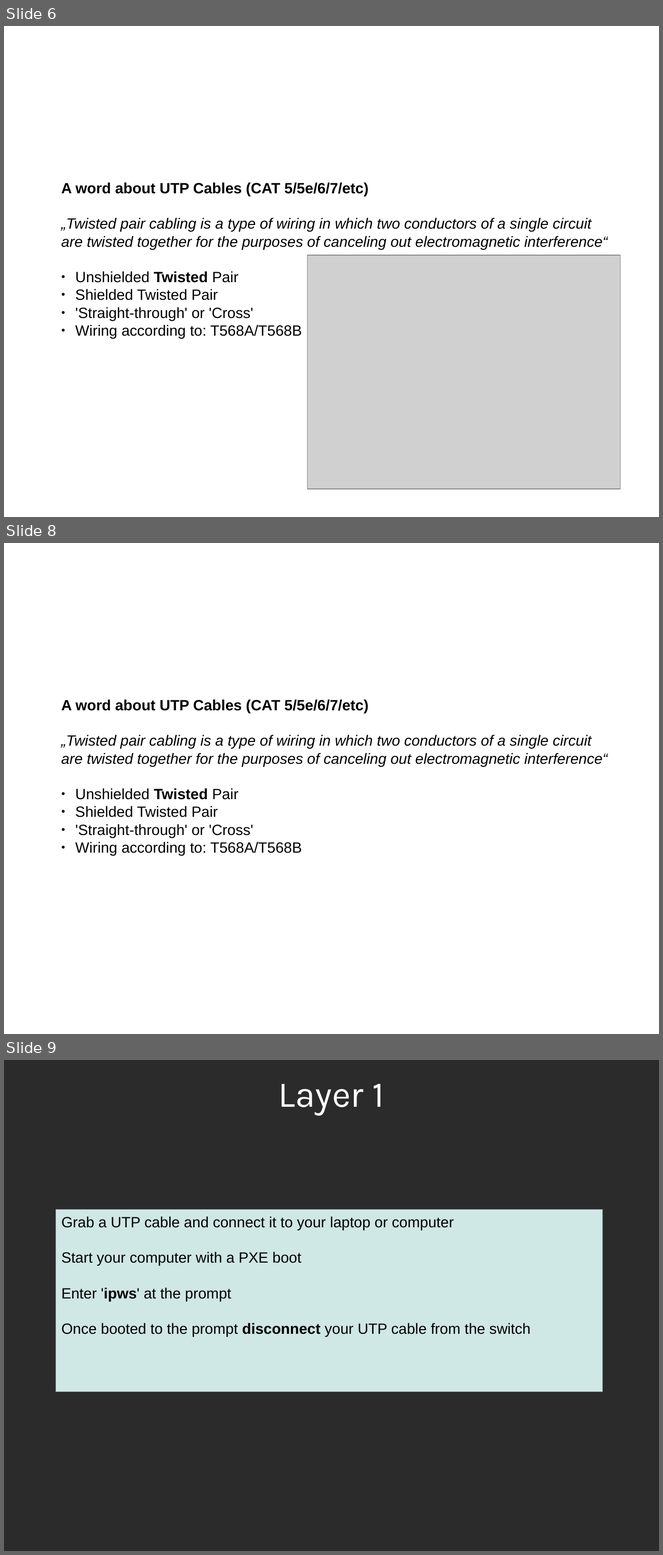
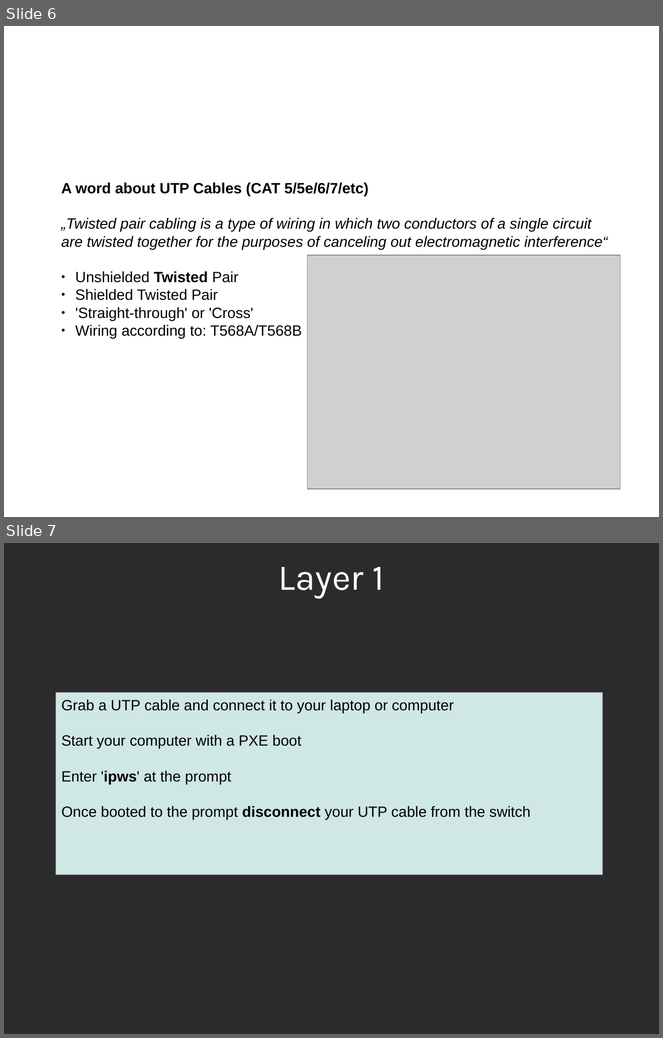
Before and after one commit to sphaero/workshops, a slide deck: Networking/presentation.odp. Shown one above the other, each under a label of ours: slides 6, 8 and 9 before the commit, slides 6 and 7 after it; the slides between them are not shown. The pictures are 663x1555 and 663x1038 pixels, drawn with LibreOffice and Linux fonts; fonts in the diff are those of the drawing; grey boxes stand for pictures; background and template pictures are left out; a plain dark background stands for a picture behind light text. Boxes give left, top, right and bottom in pixels: in the first picture for what was removed or moved away, otherwise in the second. Text is boxed around its words. In the diff, an @@ line names an element or a change of style, - is before the commit and + after.

```diff
--- a/Networking/presentation.odp
+++ b/Networking/presentation.odp
@@ slide 8 removed at (4,543,659,1034), background picture (left out) @@
@@ title removed at (37,548,626,604) @@
-Layer 1
@@ text removed at (61,700,608,856) @@
-A word about UTP Cables (CAT 5/5e/6/7/etc)
-„Twisted pair cabling is a type of wiring in which two conductors of a single circuit are twisted together for the purposes of canceling out electromagnetic interference“
-● Unshielded Twisted Pair
-● Shielded Twisted Pair
-● 'Straight-through' or 'Cross'
-● Wiring according to: T568A/T568B
@@ what was slide 9 is now slide 7 @@
```
Also in this commit, not shown: 4 slides changed, 8 slides added, 1 other slide removed, 1 other file.
